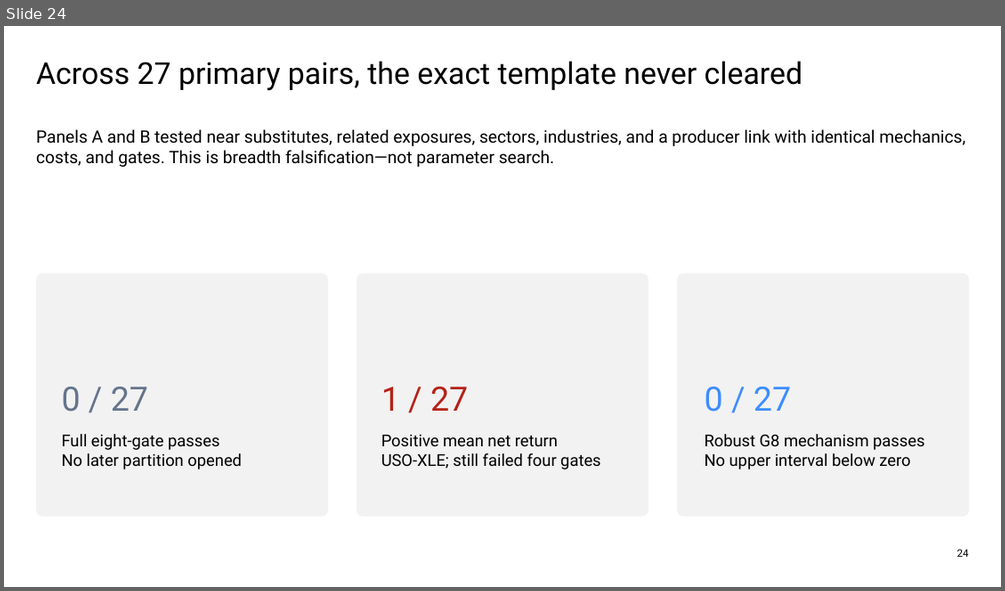
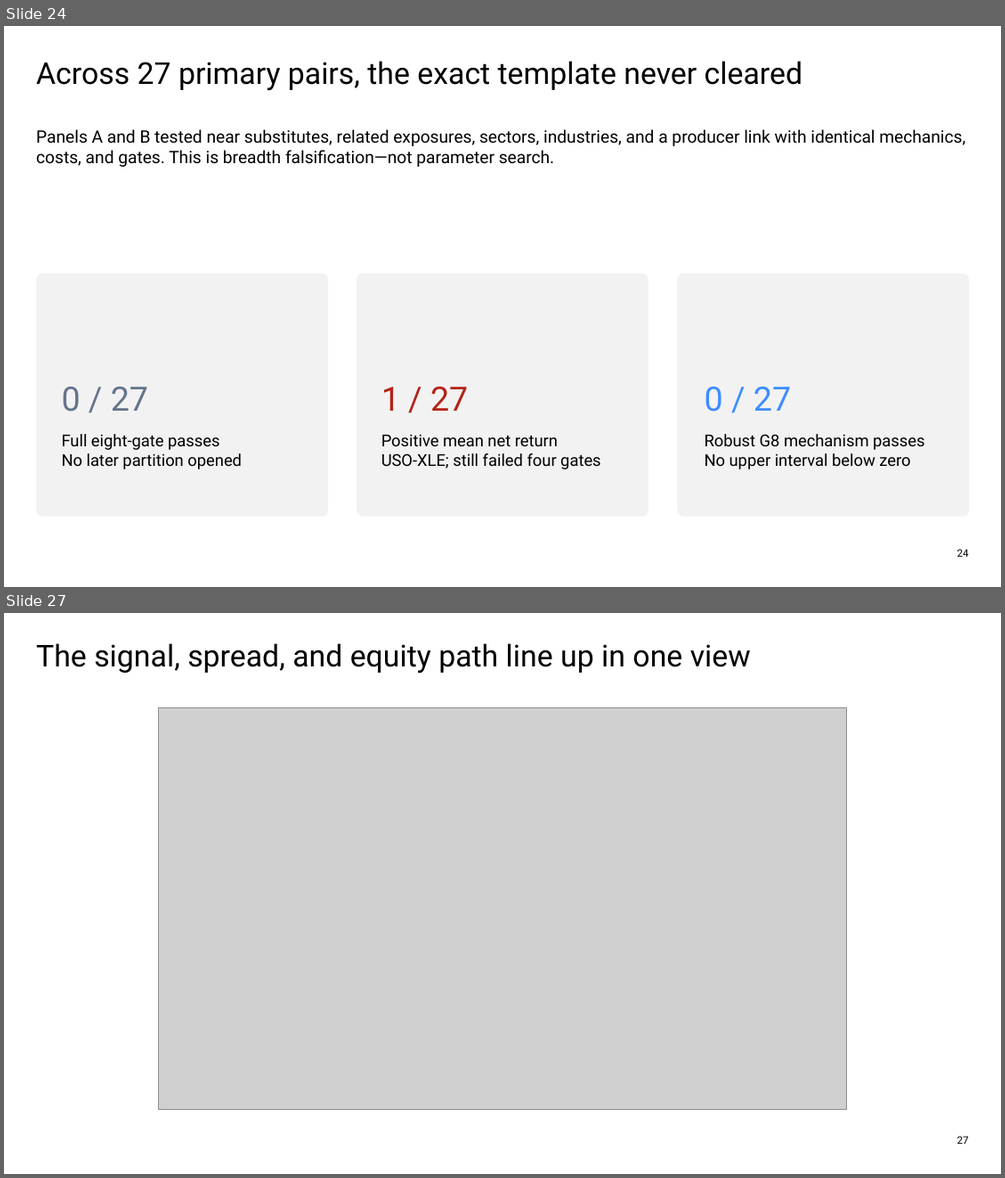
Before and after one commit to Francisc0Franc0/Time-Series-Modeling-Gen5, a slide deck: presentations/gen5_lit_mr_02_1_bollinger_evidence.pptx. Shown one above the other, each under a label of ours: slide 24 before the commit, slides 24 and 27 after it; the slides between them are not shown. The pictures are 1005x591 and 1005x1178 pixels, drawn with LibreOffice and Linux fonts; fonts in the diff are those of the drawing; grey boxes stand for pictures. Boxes give left, top, right and bottom in pixels: in the first picture for what was removed or moved away, otherwise in the second. Text is boxed around its words. In the diff, an @@ line names an element or a change of style, - is before the commit and + after.

```diff
--- a/presentations/gen5_lit_mr_02_1_bollinger_evidence.pptx
+++ b/presentations/gen5_lit_mr_02_1_bollinger_evidence.pptx
@@ slide 27 added at <box>4,613,1001,1174</box>, background #FFFFFF @@
@@ text added at <box>36,643,751,674</box>, 29 pt, text #000000 @@
+The signal, spread, and equity path line up in one view
@@ picture added at <box>159,708,847,1109</box> @@
@@ text added at <box>957,1135,969,1143</box>, 10 pt, text #000000 @@
+27
```
Also in this commit, not shown: 8 other slides added, 1 slide removed, 9 other files.
